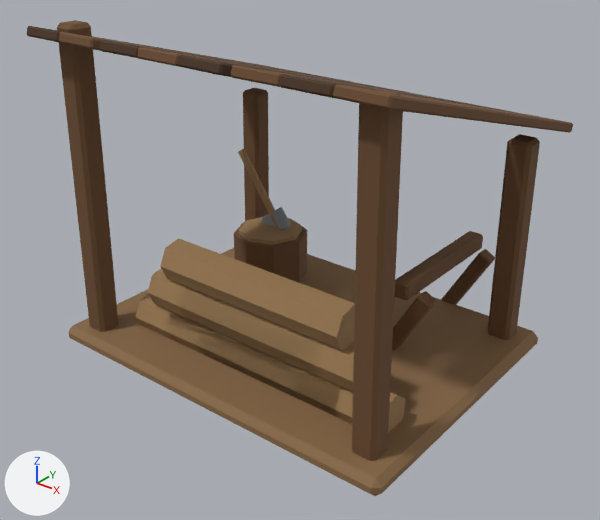
The FBX model client/CultOfComfort.Unity/Assets/Resources/Art/Models/woodcutter.fbx, before and after one commit.
The view is the same before and after, from a camera (50 mm lens) standing at (1.54, -1.94, 1.52) and looking at (-0.11, 0.13, 0.24). Lighting does not change. The marker at lower left points along +X, +Y and +Z. The older version comes first. Where no turn or scale is listed for an object, it has been applied to the vertices.

Objects in the first picture: 'Building'.
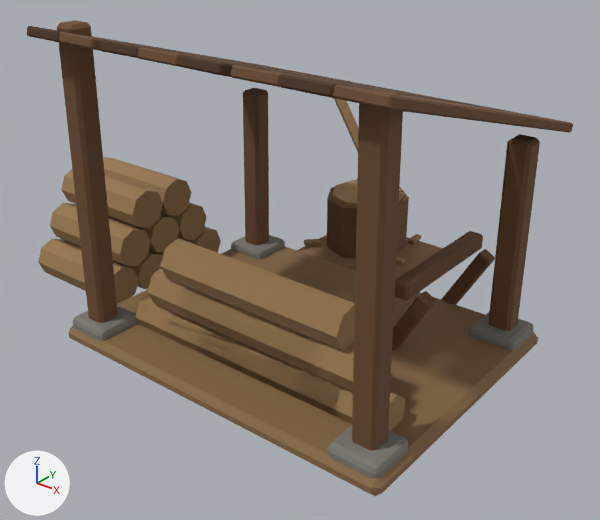
Boxes (x1, y1, x2, y2) around the edits, measured in the pictures (600 x 520 px):
part 1 of me_building, added (brown)
    after: (327, 187, 409, 259)
part 2 of me_building, added (brown)
    after: (332, 180, 404, 207)
part 3 of me_building, added (brown)
    after: (161, 202, 207, 240)
part 4 of me_building, added (brown)
    after: (109, 213, 180, 252)
part 5 of me_building, added (brown)
    after: (50, 203, 151, 266)
part 6 of me_building, deleted
    before: (261, 207, 291, 229)
part 7 of me_building, deleted (brown)
    before: (239, 217, 302, 245)
part 8 of me_building, deleted (brown)
    before: (238, 149, 279, 228)
part 9 of me_building, built on
    before: (234, 221, 307, 283)
    after: (38, 98, 443, 341)
part 10 of me_building, added
    after: (469, 311, 533, 350)
part 11 of me_building, added
    after: (327, 425, 408, 478)

The change, as a diff of the scene's bpy script:
```diff
--- a/client/CultOfComfort.Unity/Assets/Resources/Art/Models/woodcutter.fbx.py
+++ b/client/CultOfComfort.Unity/Assets/Resources/Art/Models/woodcutter.fbx.py
@@ me_building @@
 # used by ob_building; location = (0.0, 0.0, 0.0)
-me_building.from_pydata(...)  # 534 vertices, 523 faces; spans x -0.65..0.656, y -0.509..0.55, z 0.0..1.08
+me_building.from_pydata(...)  # 1020 vertices, 962 faces; spans x -1.11..0.656, y -0.509..0.951, z 0.0..1.08
+# me_building part 1: a new loose piece, a 9-sided cylinder along z spanning x -0.417..-0.083, y 0.58..0.91, z 0.0..0.26, in mat_palette (picture img_palette_png)
+# me_building part 2: a new loose piece, a 9-sided cylinder along z spanning x -0.398..-0.102, y 0.6..0.891, z 0.255..0.275, in mat_palette (picture img_palette_png)
+# me_building part 3: a new loose piece, an 8-sided cylinder along x spanning x -1.11..-0.69, y 0.1..0.25, z 0.135..0.285, in mat_palette (picture img_palette_png)
+# me_building part 4: a new loose piece, an 8-sided cylinder along x spanning x -1.11..-0.69, y -0.05..0.1, z 0.135..0.285, in mat_palette (picture img_palette_png)
+# me_building part 5: a new loose piece, an 8-sided cylinder along x spanning x -1.11..-0.69, y -0.2..-0.05, z 0.135..0.285, in mat_palette (picture img_palette_png)
+# me_building part 6: the loose piece of 24 vertices spanning x -0.42..-0.28, y 0.27..0.29, z 0.205..0.335 is deleted
+# me_building part 7: the loose piece of 16 vertices spanning x -0.47..-0.23, y 0.13..0.37, z 0.235..0.255 is deleted
+# me_building part 8: the loose piece of 10 vertices spanning x -0.529..-0.311, y 0.265..0.292, z 0.233..0.527 is deleted
+# me_building part 9: 16 vertices removed from x -0.49..-0.21, y 0.11..0.39, z 0.0..0.24; 356 vertices added at x -1.11..0.05, y -0.485..0.951, z 0.0..0.685
+# me_building part 10: 56 vertices added at x 0.465..0.635, y 0.315..0.485, z 0.025..0.095
+# me_building part 11: 56 vertices added at x 0.465..0.635, y -0.485..-0.315, z 0.025..0.095
 me_building.materials.append(mat_palette)
```
